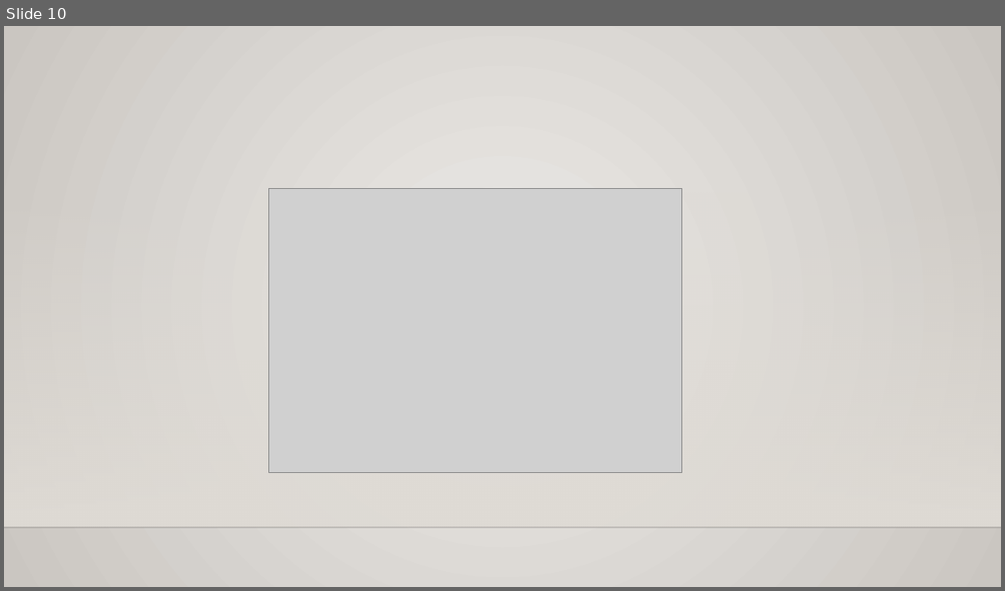
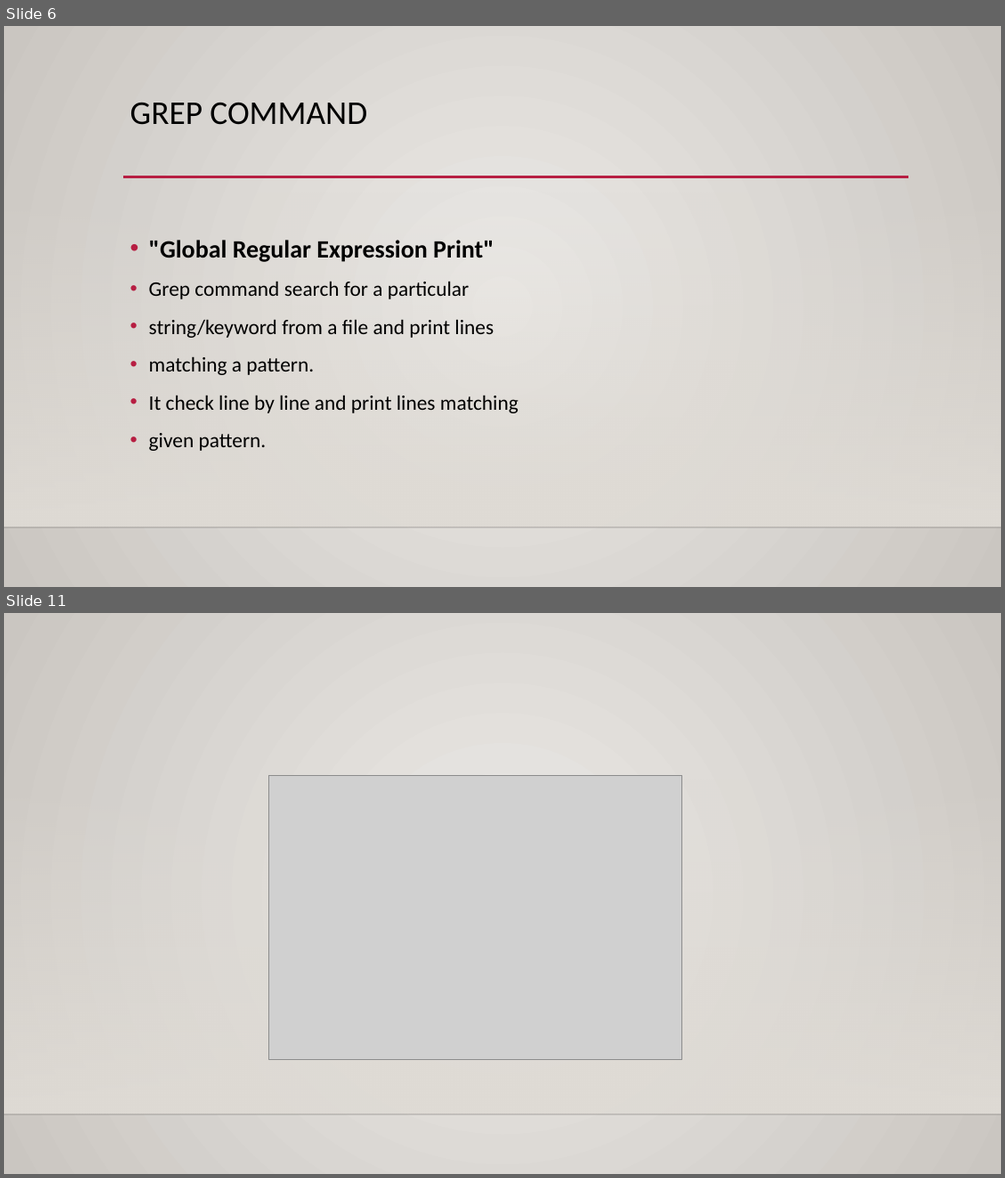
Before and after one commit to sushmithakongi/Infobell-Openshift-Daily-Work, a slide deck: Git And GitHub.pptx. Shown one above the other, each under a label of ours: slide 10 before the commit, slides 6 and 11 after it; the slides between them are not shown. The pictures are 1005x591 and 1005x1178 pixels, drawn with LibreOffice and Linux fonts; fonts in the diff are those of the drawing; grey boxes stand for pictures; background and template pictures are left out. Boxes give left, top, right and bottom in pixels: in the first picture for what was removed or moved away, otherwise in the second. Text is boxed around its words. In the diff, an @@ line names an element or a change of style, - is before the commit and + after.

```diff
--- a/Git And GitHub.pptx
+++ b/Git And GitHub.pptx
@@ slide 6 added at [4,26,1001,587], background gradient #ECEAE7 to #CAC7C1; not listed: 2 template elements that a slide beside it also shows @@
@@ title added at [130,102,367,125], 32 pt, text #000000 @@
+GREP COMMAND
@@ line added from (123, 177) to (909, 177), #B71E42 2.5 pt @@
@@ text added at [149,240,518,451], 20 pt, text #000000 @@
+• "Global Regular Expression Print"
+• Grep command search for a particular
+• string/keyword from a file and print lines
+• matching a pattern.
+• It check line by line and print lines matching
+• given pattern.
@@ what was slide 10 is now slide 11 @@
```
Also in this commit, not shown: 2 slides changed, 7 other slides added, 7 slides removed, 1 other file.
